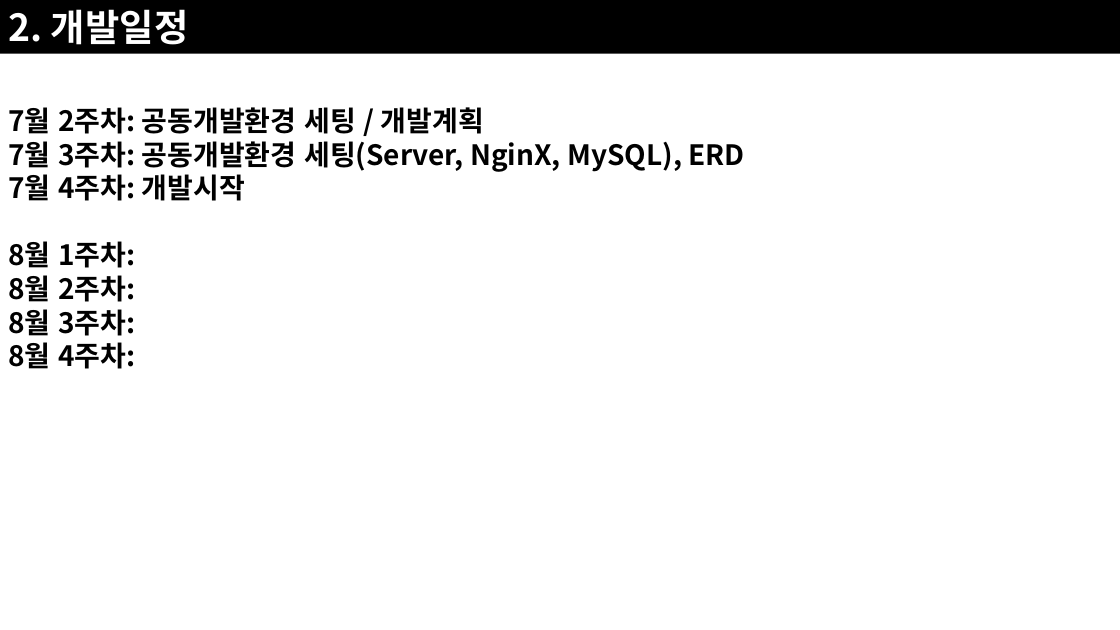
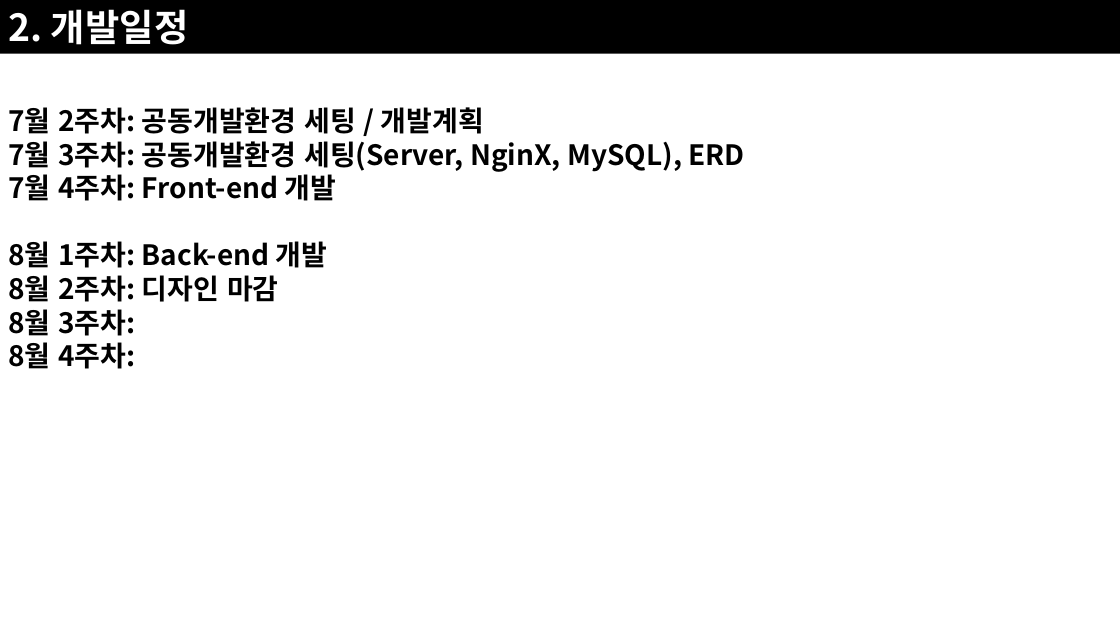
Before and after one commit to JoSihun/CGVR_Lab, a slide deck: slide 3 of documents/01_프로젝트_개발계획.pptx. Drawn at 1120x630 pixels with LibreOffice and Linux fonts; fonts in the diff are those of the drawing. Boxes give left, top, right and bottom in pixels: in the first picture for what was removed or moved away, otherwise in the second. Text is boxed around its words. In the diff, an @@ line names an element or a change of style, - is before the commit and + after.

```diff
--- a/documents/01_프로젝트_개발계획.pptx
+++ b/documents/01_프로젝트_개발계획.pptx
@@ text at bbox=[8, 174, 337, 302]: text changed @@
-7월 4주차: 개발시작
-8월 1주차:
-8월 2주차:
+7월 4주차: Front-end 개발
+8월 1주차: Back-end 개발
+8월 2주차: 디자인 마감
```
Also in this commit, not shown: 15 other slides changed, 9 slides added.
